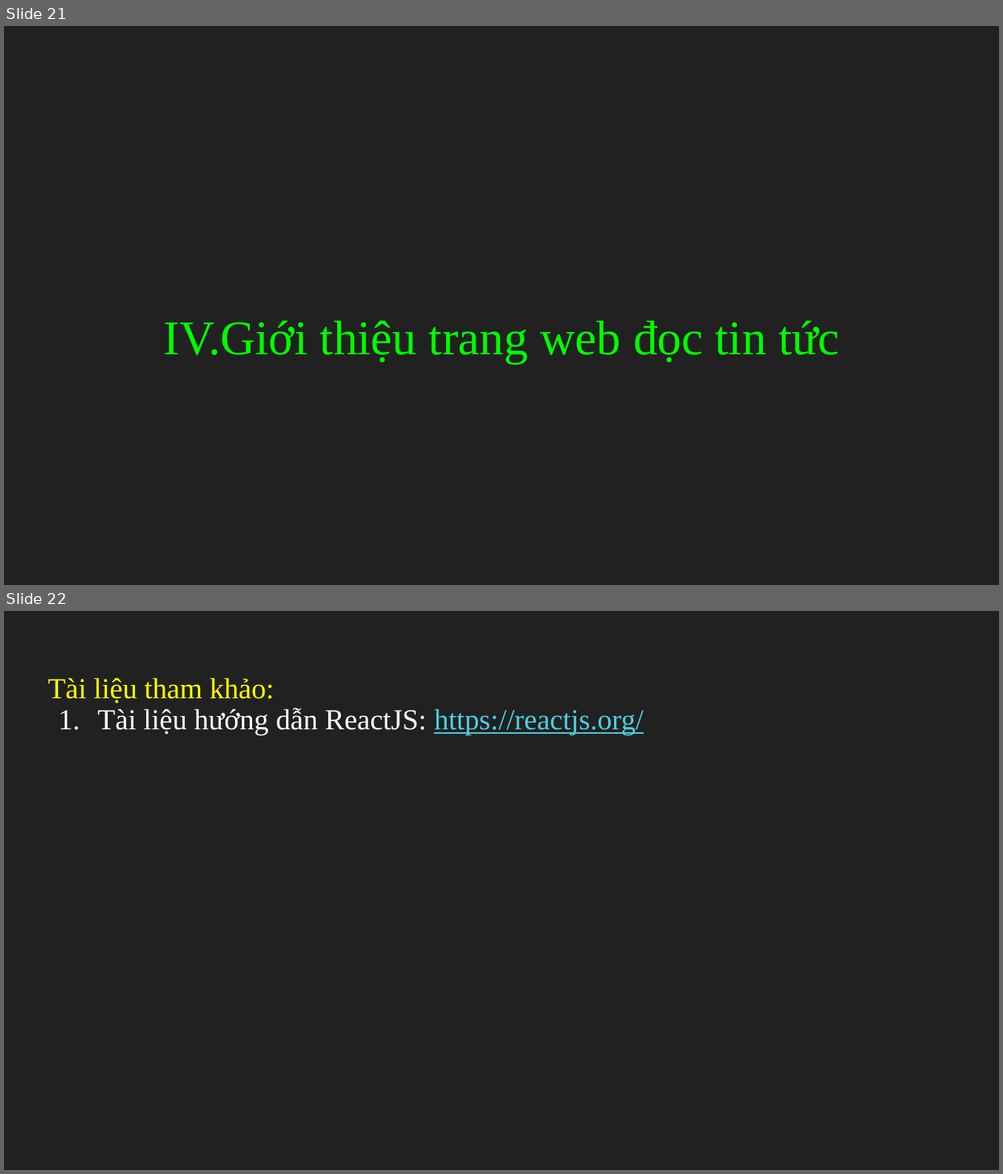
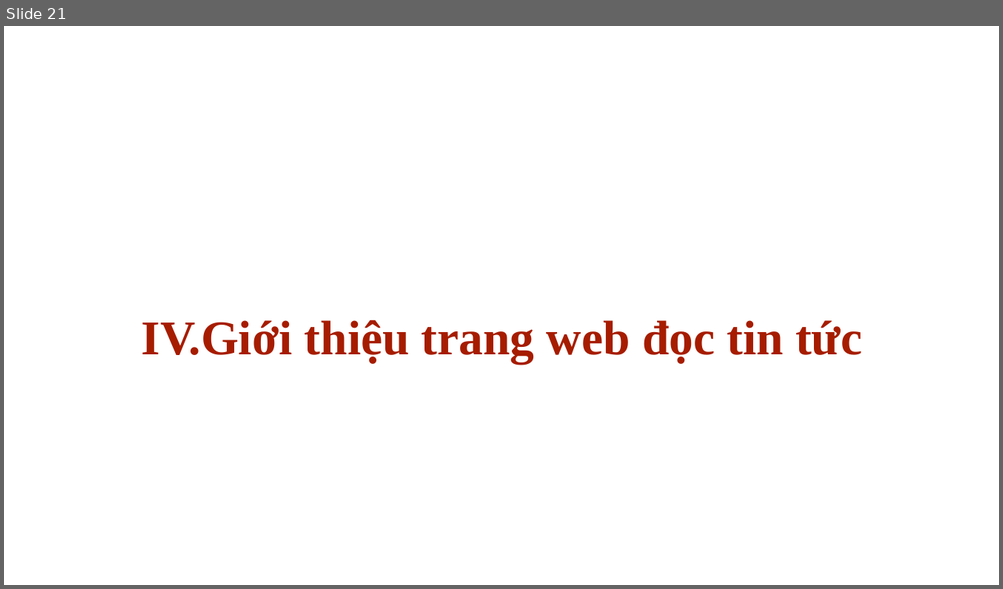
Before and after one commit to AlE-dip/ReactJS_News, a slide deck: slide_báo_cáo.pptx. Shown one above the other, each under a label of ours: slides 21 and 22 before the commit, slide 21 after it. The pictures are 1003x1174 and 1003x589 pixels, drawn with LibreOffice and Linux fonts; fonts in the diff are those of the drawing. Boxes give left, top, right and bottom in pixels: in the first picture for what was removed or moved away, otherwise in the second. Text is boxed around its words. In the diff, an @@ line names an element or a change of style, - is before the commit and + after.

```diff
--- a/slide_báo_cáo.pptx
+++ b/slide_báo_cáo.pptx
@@ slide 22 removed at (x1=4, y1=611, x2=999, y2=1170), background #212121 @@
@@ subtitle removed at (x1=48, y1=678, x2=643, y2=735) @@
-Tài liệu tham khảo:
-1. Tài liệu hướng dẫn ReactJS: https://reactjs.org/
@@ slide 21 changed as well @@
@@ background #212121 to #FFFFFF @@
@@ title "Giới thiệu trang web đọc ..." at (x1=142, y1=320, x2=862, y2=364): text colour #00FF00 to #A61C00, bold on; bullet colour #00FF00 to #A61C00 @@
```
Also in this commit, not shown: 20 other slides changed, 1 other slide removed.
